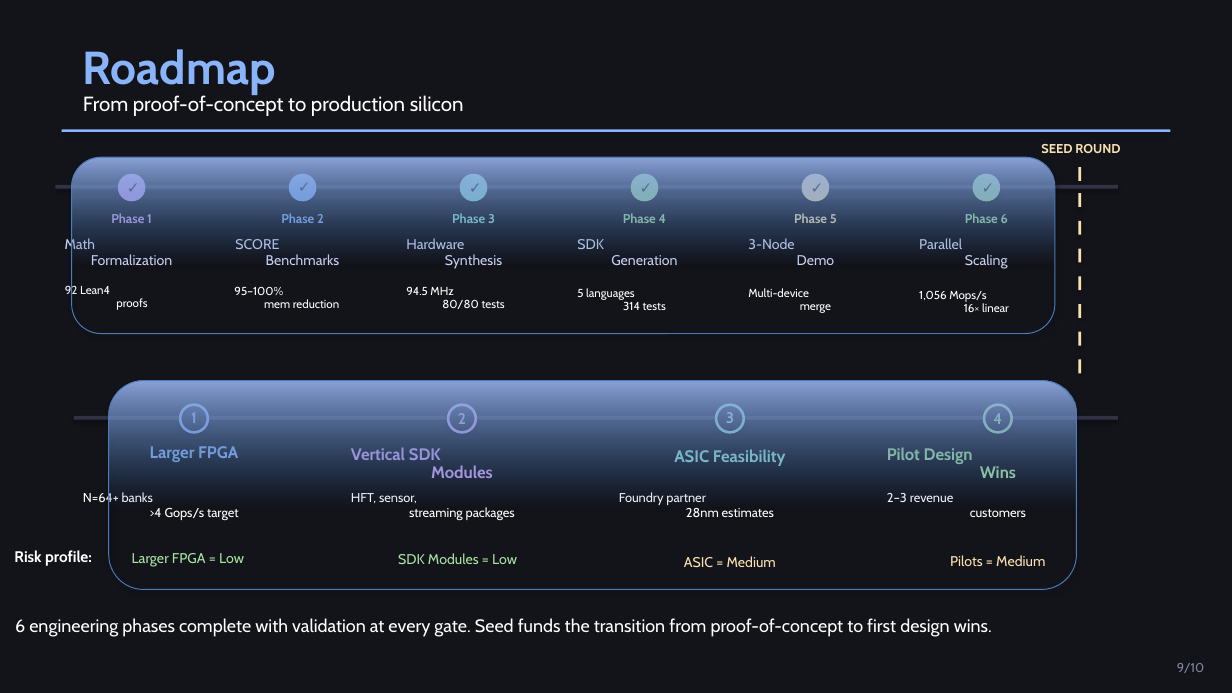
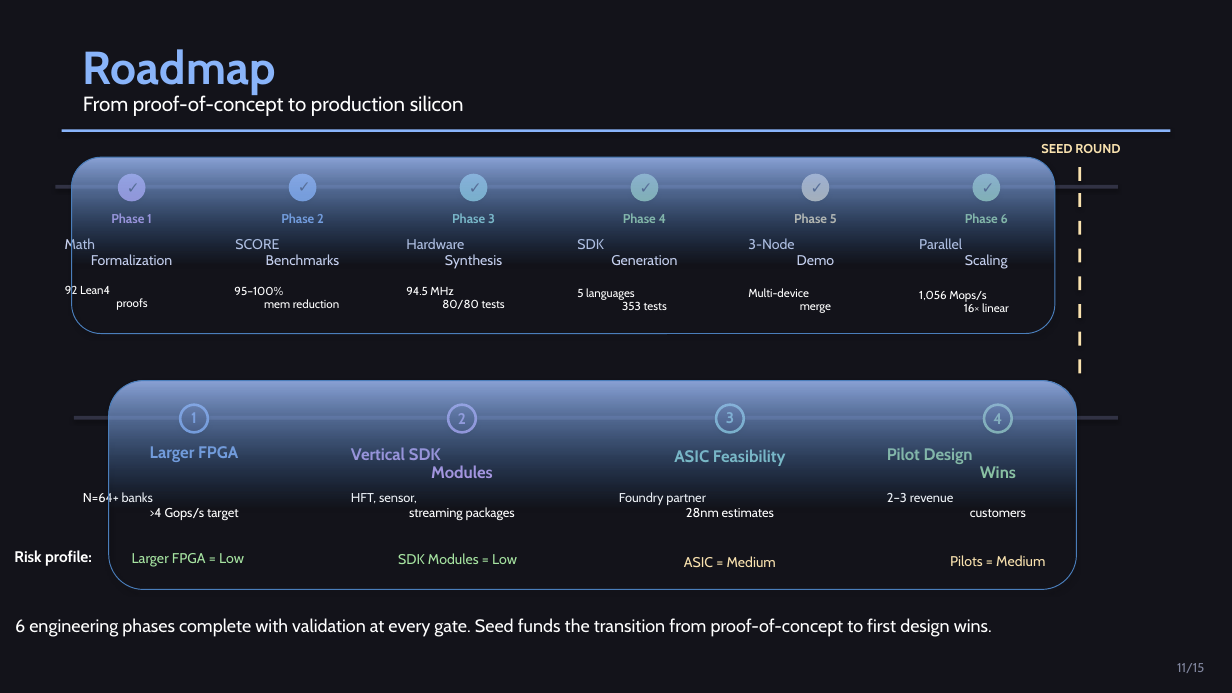
Before and after one commit to MatthewHRockwell/ATOMiK, a slide deck: slide 11 of business/pitch_deck/ATOMiK_Investor_Deck.pptx. Drawn at 1232x693 pixels with LibreOffice and Linux fonts; fonts in the diff are those of the drawing. Boxes give left, top, right and bottom in pixels: in the first picture for what was removed or moved away, otherwise in the second. Text is boxed around its words. In the diff, an @@ line names an element or a change of style, - is before the commit and + after.

```diff
--- a/business/pitch_deck/ATOMiK_Investor_Deck.pptx
+++ b/business/pitch_deck/ATOMiK_Investor_Deck.pptx
@@ text at (577, 288, 667, 310): text changed @@
-5 languages
-314 tests
+5 languages
+353 tests
@@ text at (1177, 663, 1204, 673): text changed @@
-9/10
+11/15
```
Also in this commit, not shown: 9 other slides changed, 5 slides added, 6 slides removed, 44 other files.
